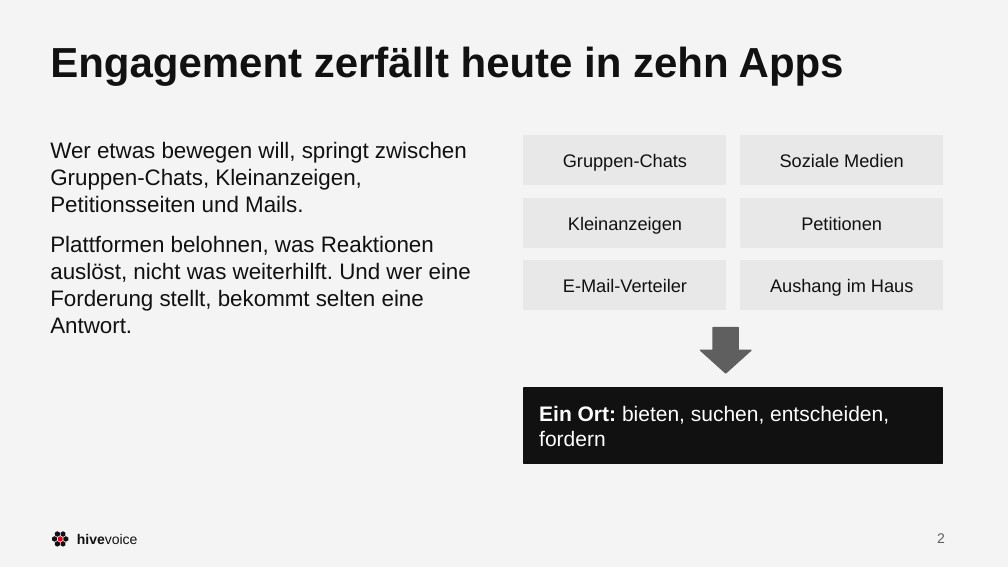
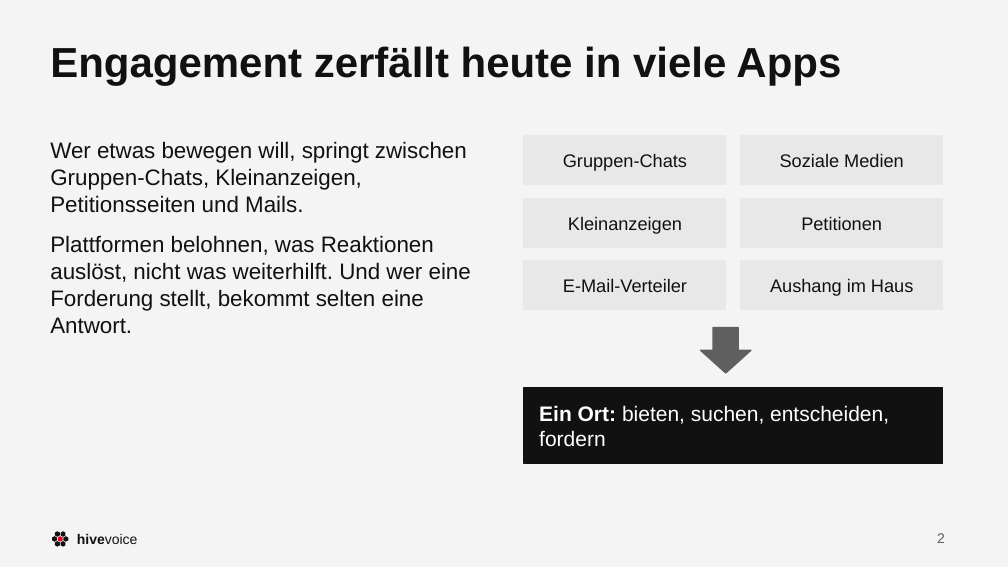
Before and after one commit to dafiiit/HiveVoice, a slide deck: slide 2 of docs/werbung/HiveVoice.pptx. Drawn at 1008x567 pixels with LibreOffice and Linux fonts; fonts in the diff are those of the drawing. Boxes give left, top, right and bottom in pixels: in the first picture for what was removed or moved away, otherwise in the second. Text is boxed around its words. In the diff, an @@ line names an element or a change of style, - is before the commit and + after.

```diff
--- a/docs/werbung/HiveVoice.pptx
+++ b/docs/werbung/HiveVoice.pptx
@@ title at [50,46,841,85]: text changed @@
-Engagement zerfällt heute in zehn Apps
+Engagement zerfällt heute in viele Apps
```
Also in this commit, not shown: 4 other slides changed, 10 slides added, 7 slides removed, 9 other files.
